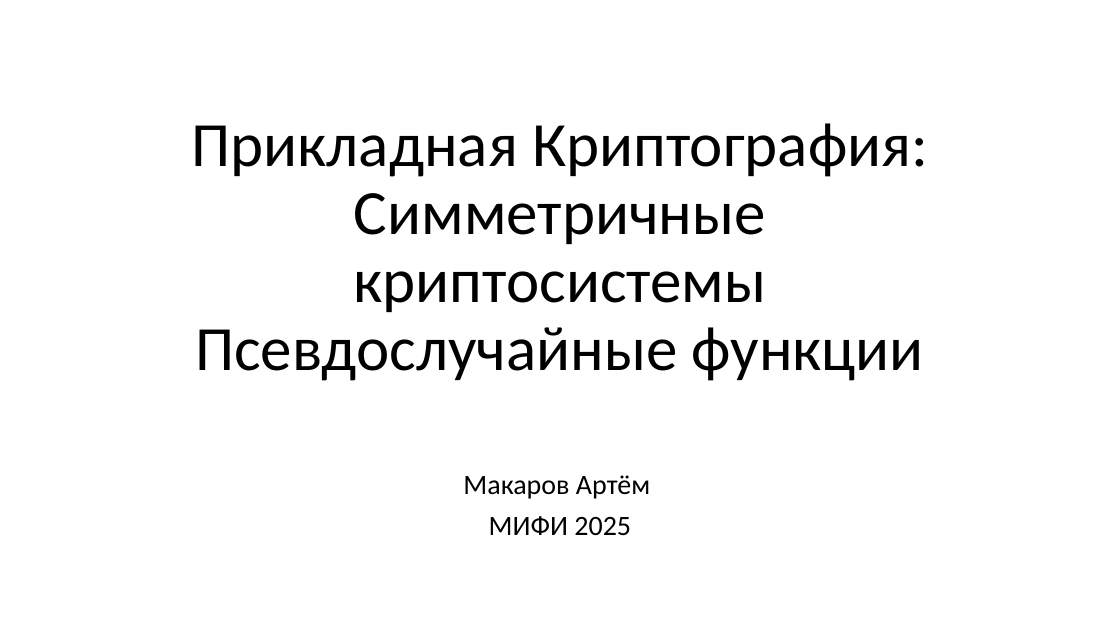
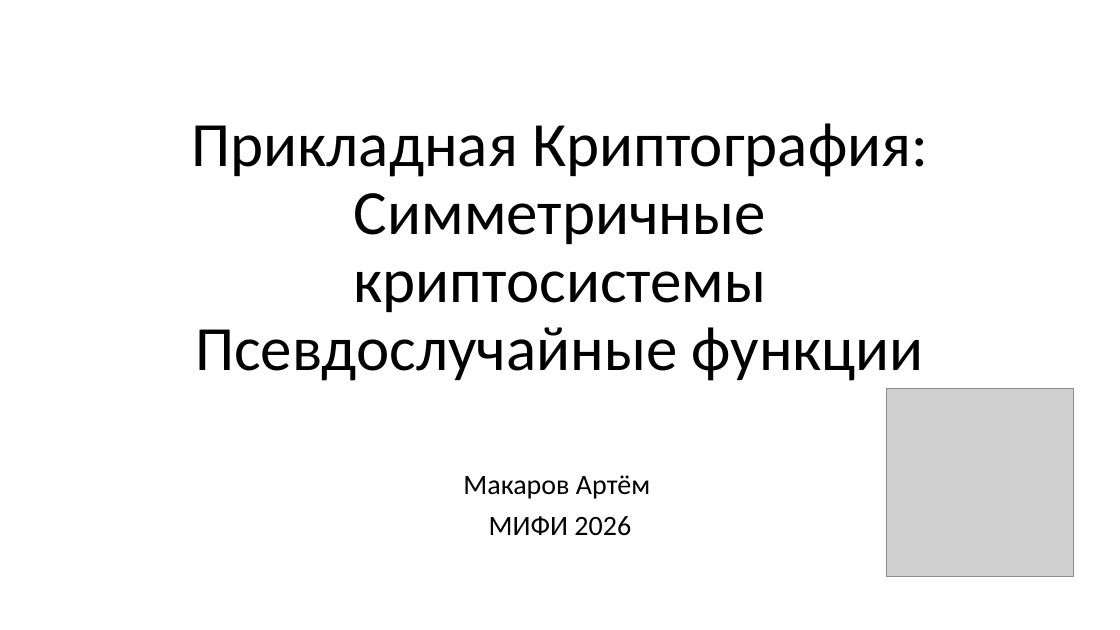
Before and after one commit to CryptoCourse/CryptoLectures, a slide deck: slide 1 of Lectures/Lecture6.pptx. Drawn at 1120x630 pixels with LibreOffice and Linux fonts; fonts in the diff are those of the drawing; grey boxes stand for pictures. Boxes give left, top, right and bottom in pixels: in the first picture for what was removed or moved away, otherwise in the second. Text is boxed around its words. In the diff, an @@ line names an element or a change of style, - is before the commit and + after.

```diff
--- a/Lectures/Lecture6.pptx
+++ b/Lectures/Lecture6.pptx
@@ picture added at box(886, 388, 1073, 576) @@
@@ subtitle at box(489, 516, 631, 536): text changed @@
-МИФИ 2025
+МИФИ 2026
```
Also in this commit, not shown: 8 other files.
